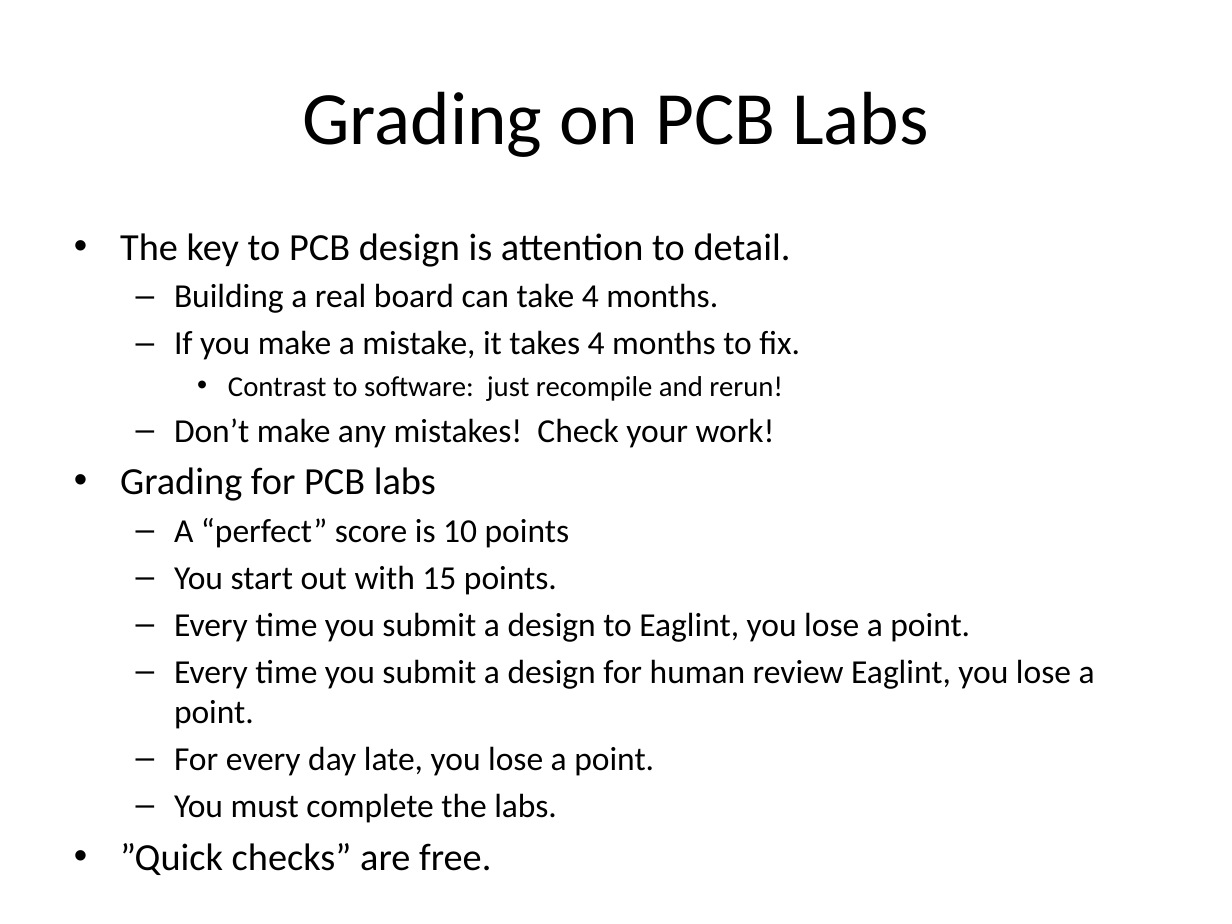
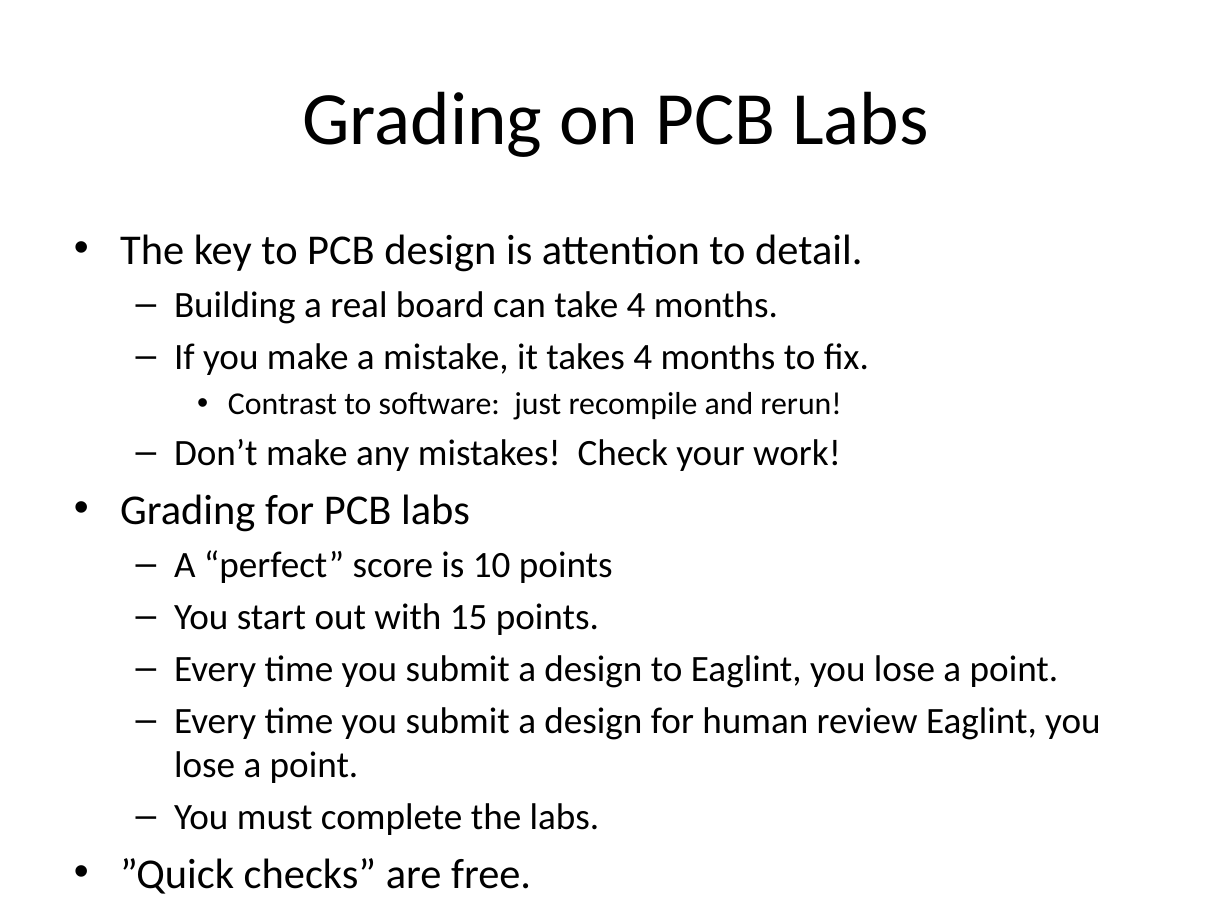
Before and after one commit to NVSL/QuadClass-Resources, a slide deck: slide 29 of Lecture Slides/Lab01-Eagle-Intro.pptx (slide 53 before the commit). Drawn at 1232x924 pixels with LibreOffice and Linux fonts; fonts in the diff are those of the drawing. Boxes give left, top, right and bottom in pixels: in the first picture for what was removed or moved away, otherwise in the second. Text is boxed around its words. In the diff, an @@ line names an element or a change of style, - is before the commit and + after.

```diff
--- a/Lecture Slides/Lab01-Eagle-Intro.pptx
+++ b/Lecture Slides/Lab01-Eagle-Intro.pptx
@@ text "The key to PCB design ..." at [120, 234, 1101, 835]: size 22.4 to 24.8 pt in "The key to PCB design is attention ...", "Grading for PCB labs", "”Quick checks” are free."; size 19.6 to 21.7 pt in "Building a real board can take 4 ...", "If you make a mistake, it takes ...", "Don’t make any mistakes! Check your work!", "A “perfect” score is 10 points" and 4 more places; size 16.8 to 18.6 pt in "Contrast to software: just recompile and rerun!" @@
@@ text at [174, 746, 654, 776]: paragraph removed @@
-  – For every day late, you lose a point.
```
Also in this commit, not shown: 24 slides removed, 14 other files.
